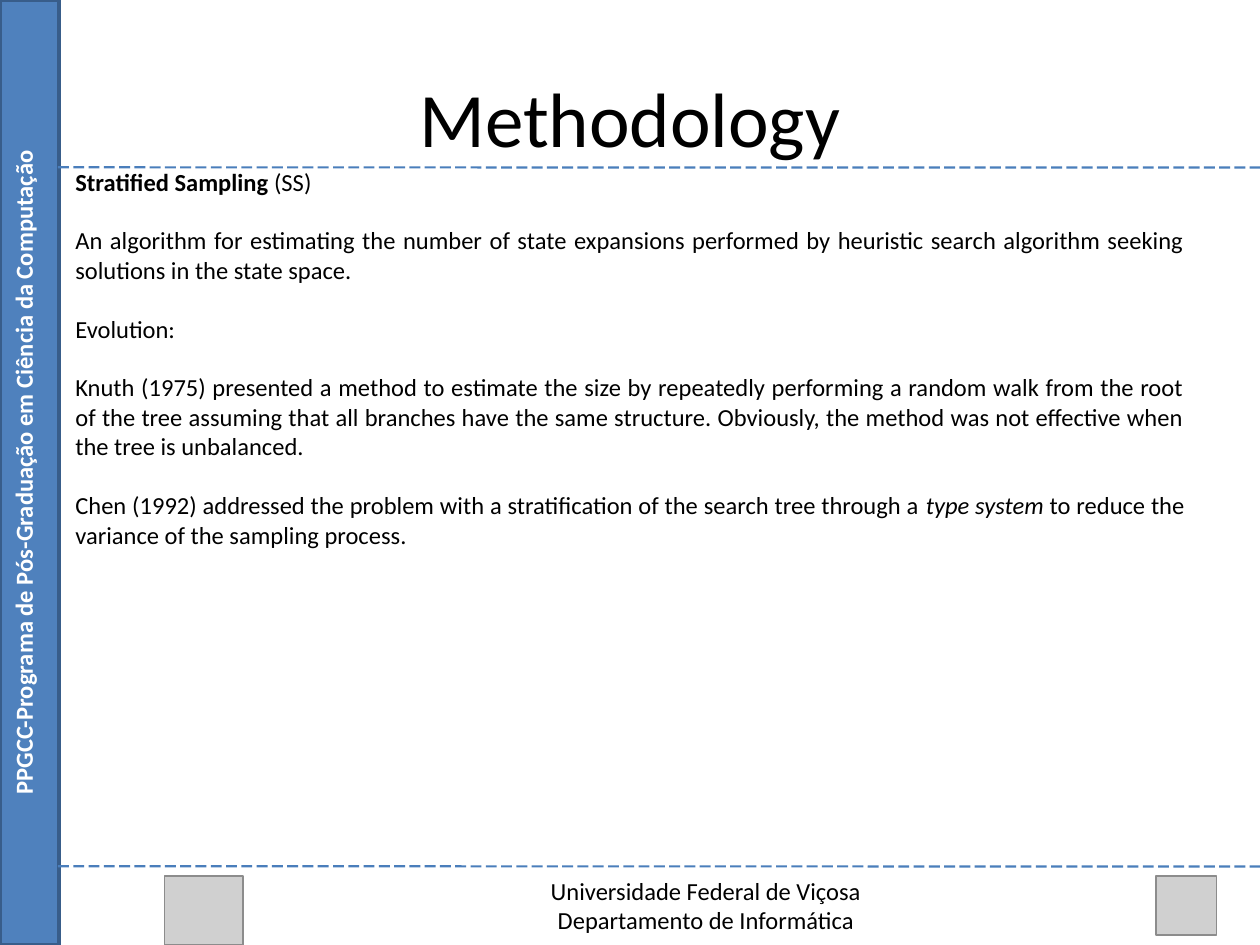
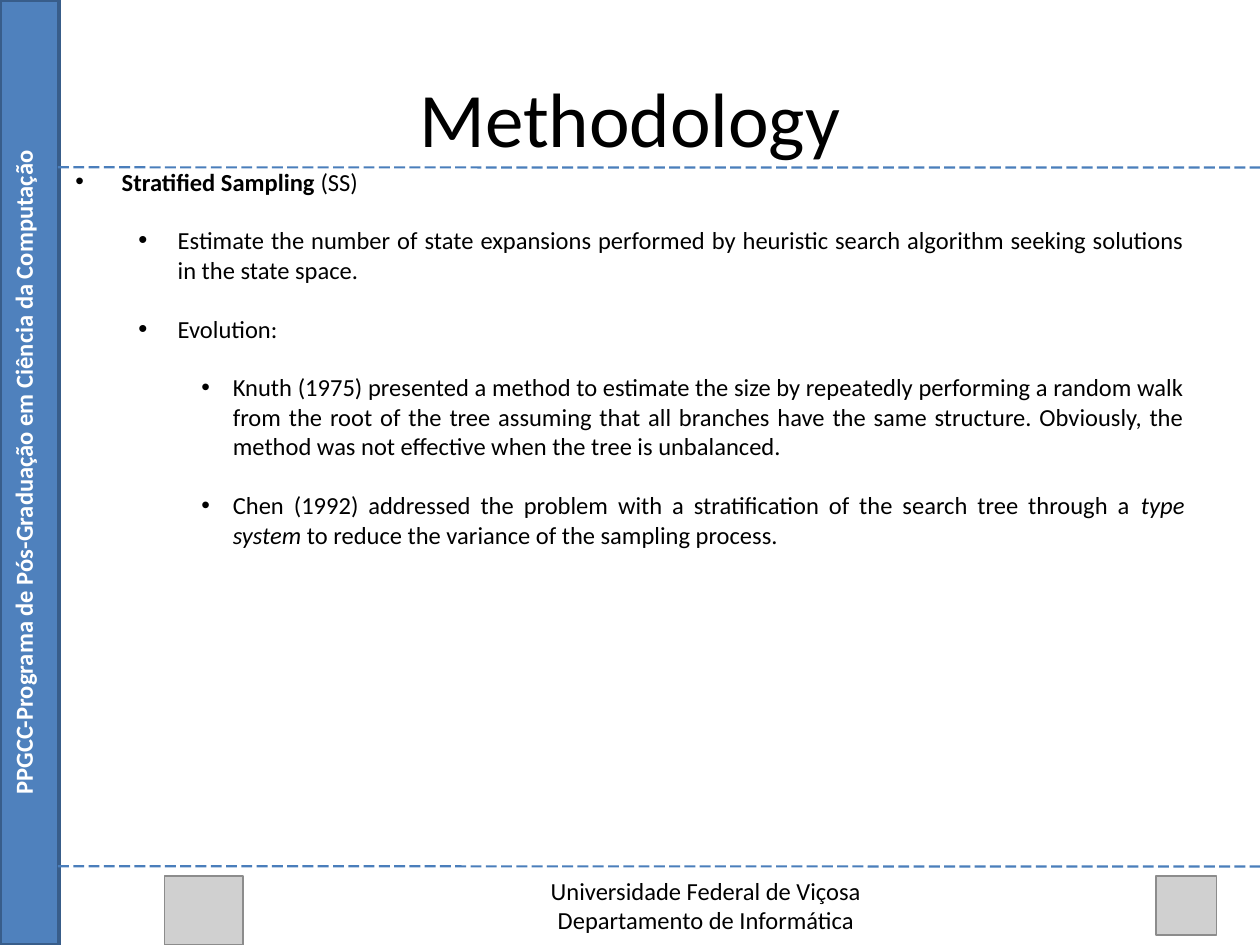
Before and after one commit to Marvinsky/research-marvin, a slide deck: slide 21 of latex/odp/selection heuristics.odp (slide 24 before the commit). Drawn at 1260x945 pixels with LibreOffice and Linux fonts; fonts in the diff are those of the drawing; grey boxes stand for pictures. Boxes give left, top, right and bottom in pixels: in the first picture for what was removed or moved away, otherwise in the second. Text is boxed around its words. In the diff, an @@ line names an element or a change of style, - is before the commit and + after.

```diff
--- a/latex/odp/selection heuristics.odp
+++ b/latex/odp/selection heuristics.odp
@@ text at (122,173,1184,549): bullet none to •; list level 1 to 2 in "Evolution:"; list level 1 to 3 in "Knuth (1975) presented a method ..."; list level 1 to 3 in "Chen (1992) addressed the problem ..." @@
@@ text at (178,232,1183,283): text changed @@
-An algorithm for estimating the number of state expansions performed by heuristic search algorithm seeking solutions in the state space.
+  • Estimate the number of state expansions performed by heuristic search algorithm seeking solutions in the state space.
```
Also in this commit, not shown: 7 other slides changed, 3 slides removed, 1 other file.
